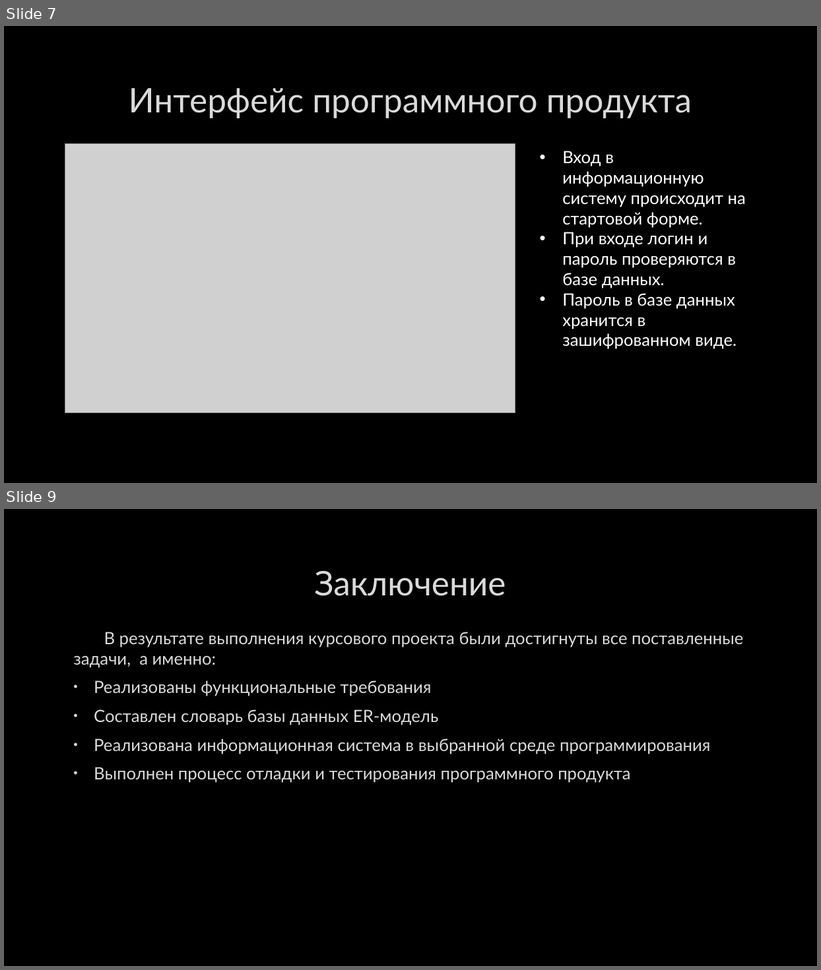
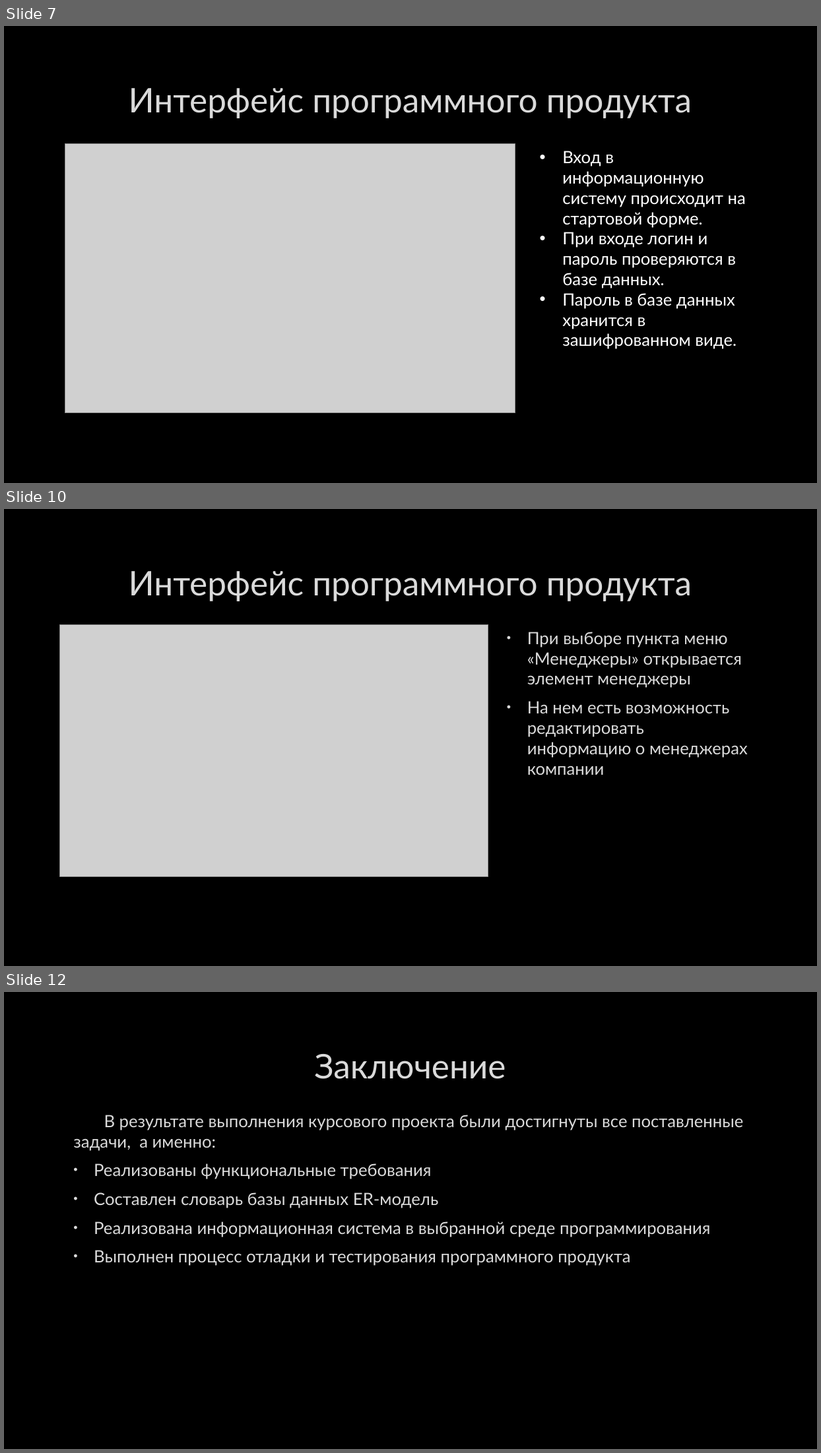
Before and after one commit to PifagoRChik/agency, a slide deck: ПРЕЗЕНТАЦИЯ НА КУРСОВУЮ.pptx. Shown one above the other, each under a label of ours: slides 7 and 9 before the commit, slides 7, 10 and 12 after it; the slides between them are not shown. The pictures are 821x970 and 821x1453 pixels, drawn with LibreOffice and Linux fonts; fonts in the diff are those of the drawing; grey boxes stand for pictures; background and template pictures are left out. Boxes give left, top, right and bottom in pixels: in the first picture for what was removed or moved away, otherwise in the second. Text is boxed around its words. In the diff, an @@ line names an element or a change of style, - is before the commit and + after.

```diff
--- a/ПРЕЗЕНТАЦИЯ НА КУРСОВУЮ.pptx
+++ b/ПРЕЗЕНТАЦИЯ НА КУРСОВУЮ.pptx
@@ slide 10 added at (x1=4, y1=509, x2=817, y2=966), background picture (left out) @@
@@ title added at (x1=129, y1=571, x2=692, y2=601), 40 pt, text #DADADA @@
+Интерфейс программного продукта
@@ picture added at (x1=60, y1=625, x2=488, y2=877) @@
@@ text added at (x1=527, y1=632, x2=748, y2=775), 20 pt, text #DADADA @@
+• При выборе пункта меню «Менеджеры» открывается элемент менеджеры
+• На нем есть возможность редактировать информацию о менеджерах компании
@@ what was slide 9 is now slide 12 @@
```
Also in this commit, not shown: 2 slides changed, 2 other slides added.
